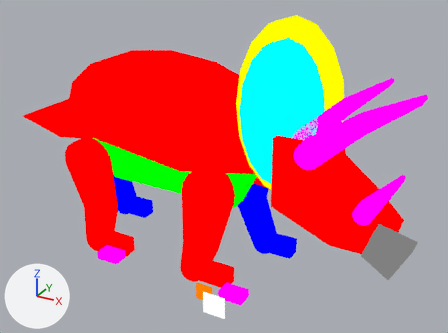
The Blender file assets-source/blender/motion/triceratops-walk.blend: old version first, new version second.
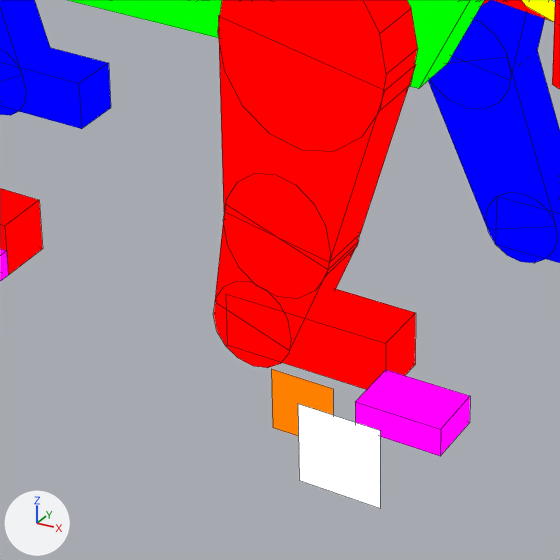
There are two pictures of each version: one whole from a 50 mm camera at (75.9, -61.9, 43.5) aimed at (46.1, -7.7, 16.4), one close up on the part from 28% to 61% of the width and 55% to 100% of the height. Arrows for +X, +Y and +Z are at lower left; the lights stay in place. The older version's two pictures come first. Both versions are drawn at full value of the shape key 'walk_04' of 'DinoTycoon_Motion_triceratops_walk_near_front_toes'; the numbers are the values there. The close-ups show mesh edges as thin lines.

The scene before the commit, as lines of its bpy script (objects in view):
```python
ob_dinotycoon_motion_triceratops_walk_eye = bpy.data.objects.new('DinoTycoon_Motion_triceratops_walk_eye', me_dinotycoon_motion_triceratops_walk_sample_eye)
ob_dinotycoon_motion_triceratops_walk_eye.location = (0.0, 0.0, 0.0)
ob_dinotycoon_motion_triceratops_walk_near_front_tip = bpy.data.objects.new('DinoTycoon_Motion_triceratops_walk_near_front_tip', me_dinotycoon_motion_triceratops_walk_sample_near_front_tip)
ob_dinotycoon_motion_triceratops_walk_near_front_tip.location = (0.0, 0.0, 0.0)
ob_dinotycoon_motion_triceratops_walk_near_front_toes = bpy.data.objects.new('DinoTycoon_Motion_triceratops_walk_near_front_toes', me_dinotycoon_motion_triceratops_walk_sample_near_front_toes)
ob_dinotycoon_motion_triceratops_walk_near_front_toes.location = (0.0, 0.0, 0.0)
# also in view: 'DinoTycoon_Motion_triceratops_walk_far_back_1' at (21.8, 4.0, 3.6); 'DinoTycoon_Motion_triceratops_walk_far_front_foot' at (47.5, 4.0, 1.0); 'DinoTycoon_Motion_triceratops_walk_far_back_tip' at (23.0, 4.0, 1.1); 'DinoTycoon_Motion_triceratops_walk_near_front_1' at (41.7, -6.0, 3.0); 'DinoTycoon_Motion_triceratops_walk_belly' at (34.5, -2.0, 11.0)
```
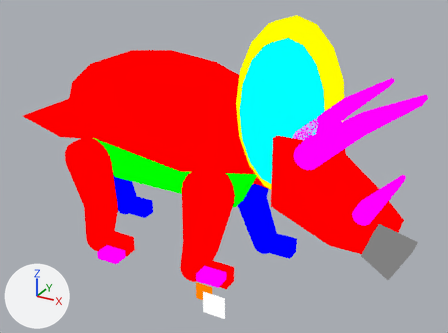
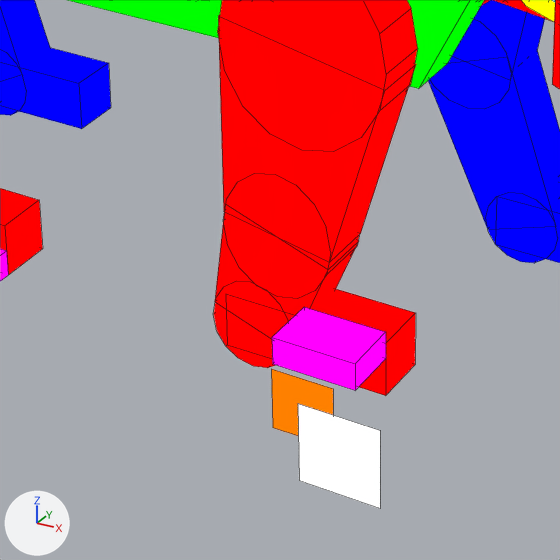
Boxes (x1, y1, x2, y2) around the edits, measured in the close-ups (560 x 560 px):
'DinoTycoon_Motion_triceratops_walk_near_front_toes', moved
    before: (355, 370, 470, 456)
    after: (272, 307, 386, 390)

The change in detail:
me_dinotycoon_motion_triceratops_walk_sample_near_front_toes is used by ob_dinotycoon_motion_triceratops_walk_near_front_toes; location (0.0, 0.0, 0.0).
me_dinotycoon_motion_triceratops_walk_sample_near_front_toes had 8 vertices, 6 faces and spanned x 46.0..49.0, y -9.0..-7.0, z 0.0..1.0.
me_dinotycoon_motion_triceratops_walk_sample_near_front_toes now has 8 vertices, 6 faces and spans x 43.0..46.0, y -9.0..-7.0, z 1.41..2.41.
me_dinotycoon_motion_triceratops_walk_sample_near_front_toes part 1: the whole mesh is moved by (-3.0, 0.0, 1.41).
